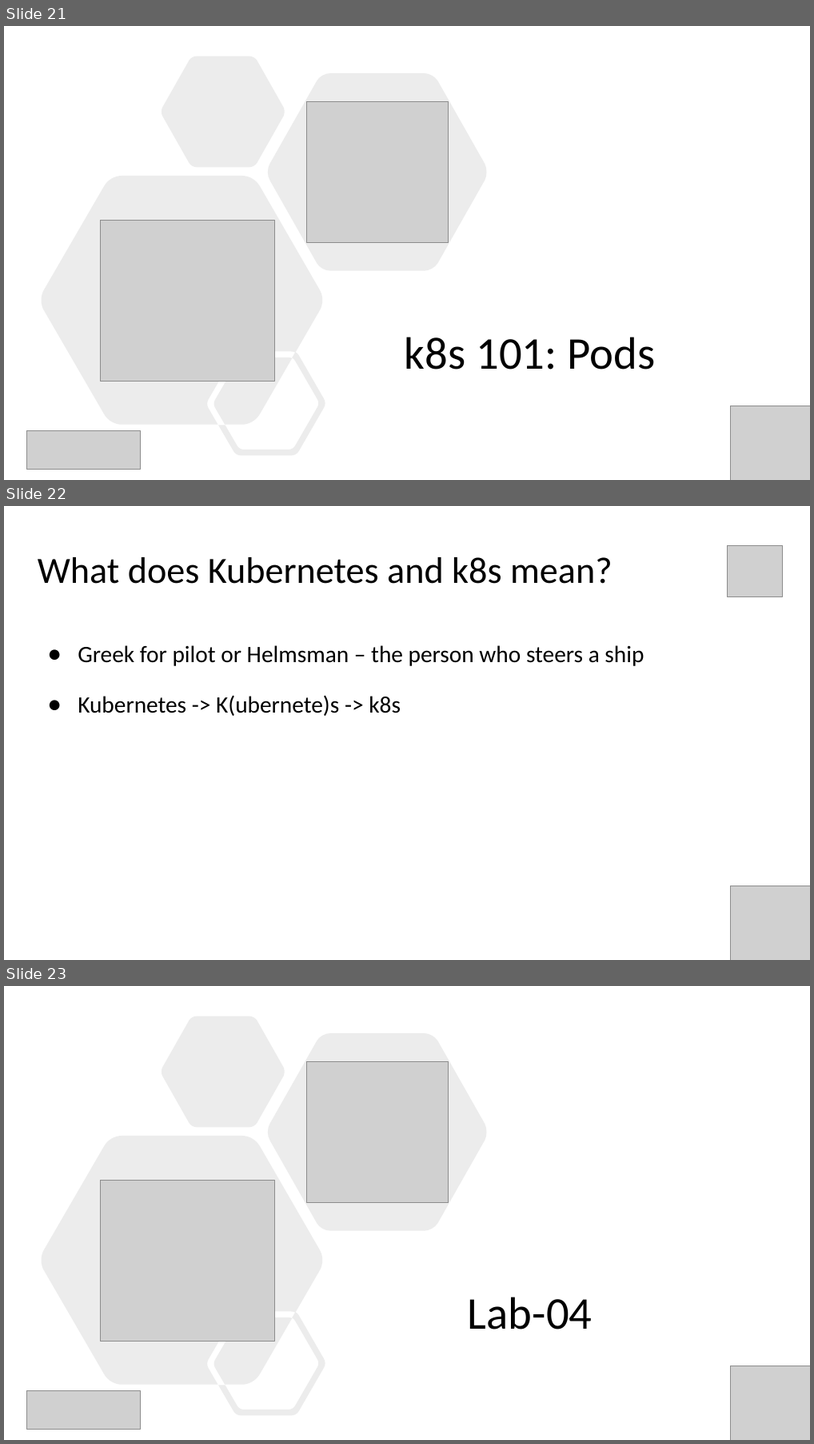
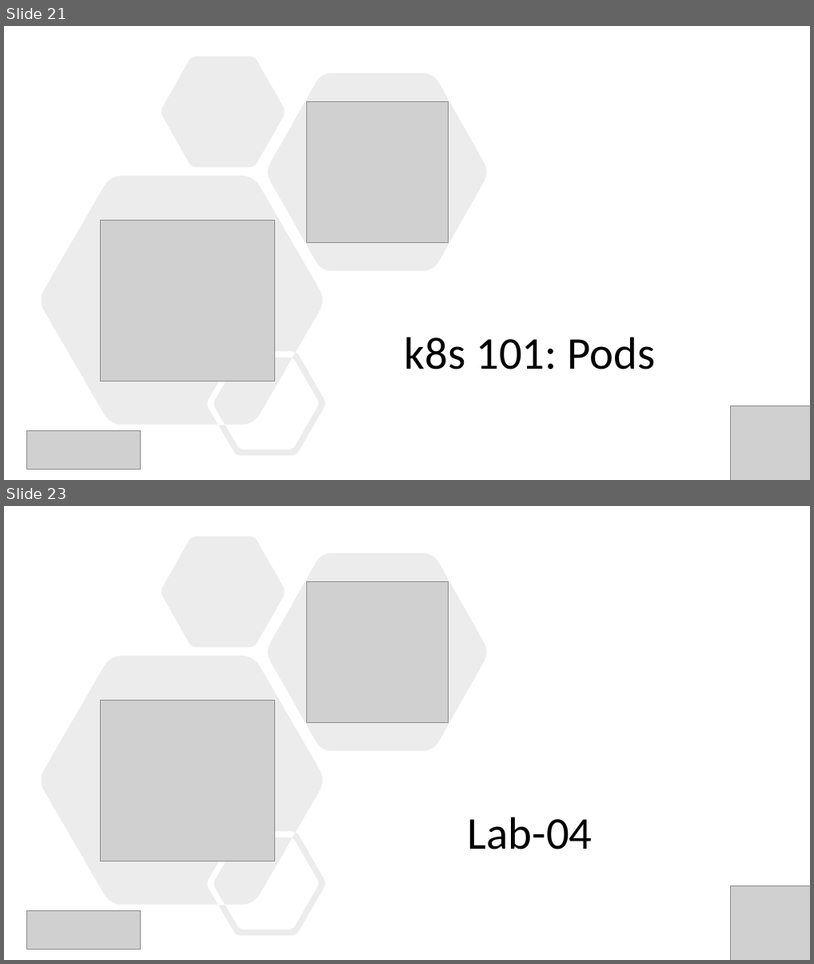
Before and after one commit to evgenyb/aks-workshops, a slide deck: 01-aks-and-k8s-101/slides/Introduction to AKS.pptx. Shown one above the other, each under a label of ours: slides 21, 22 and 23 before the commit, slides 21 and 23 after it; the slides between them are not shown. The pictures are 814x1444 and 814x964 pixels, drawn with LibreOffice and Linux fonts; fonts in the diff are those of the drawing; grey boxes stand for pictures. Boxes give left, top, right and bottom in pixels: in the first picture for what was removed or moved away, otherwise in the second. Text is boxed around its words. In the diff, an @@ line names an element or a change of style, - is before the commit and + after.

```diff
--- a/01-aks-and-k8s-101/slides/Introduction to AKS.pptx
+++ b/01-aks-and-k8s-101/slides/Introduction to AKS.pptx
@@ slide 22 removed at (x1=4, y1=506, x2=810, y2=960), background #FFFFFF @@
@@ picture removed at (x1=727, y1=545, x2=783, y2=596) @@
@@ title removed at (x1=38, y1=557, x2=613, y2=584) @@
-What does Kubernetes and k8s mean?
@@ text removed at (x1=78, y1=645, x2=644, y2=716) @@
-● Greek for pilot or Helmsman – the person who steers a ship
-● Kubernetes -> K(ubernete)s -> k8s
@@ picture removed at (x1=731, y1=885, x2=810, y2=960) @@
```
Also in this commit, not shown: 2 slides changed, 8 slides added, 7 other slides removed, 1 other file.
